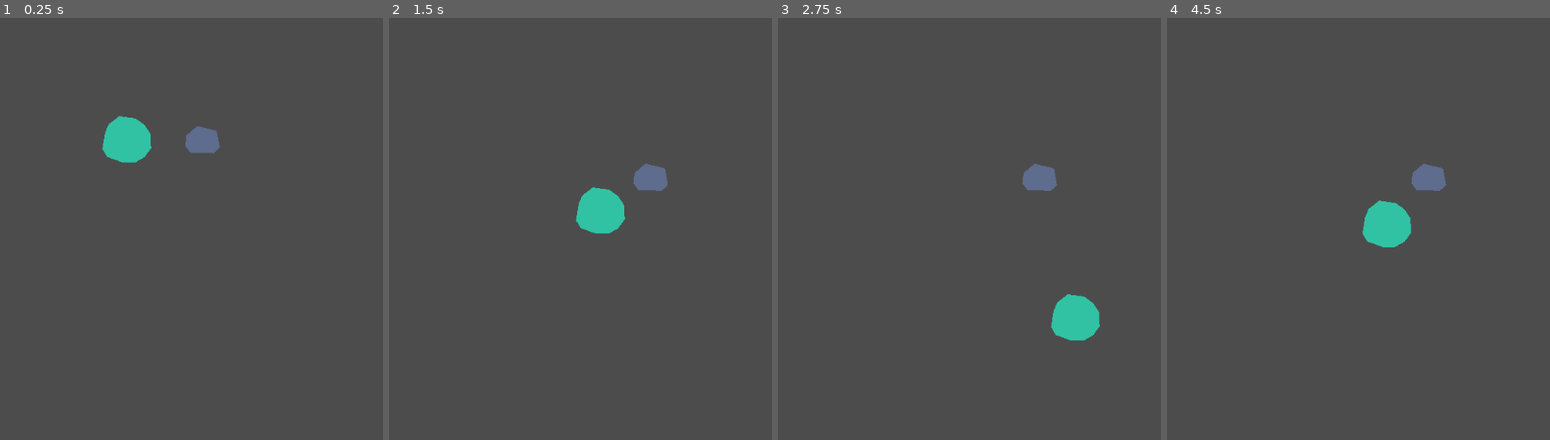
Above: before the commit, frames 1-4 (left to right).
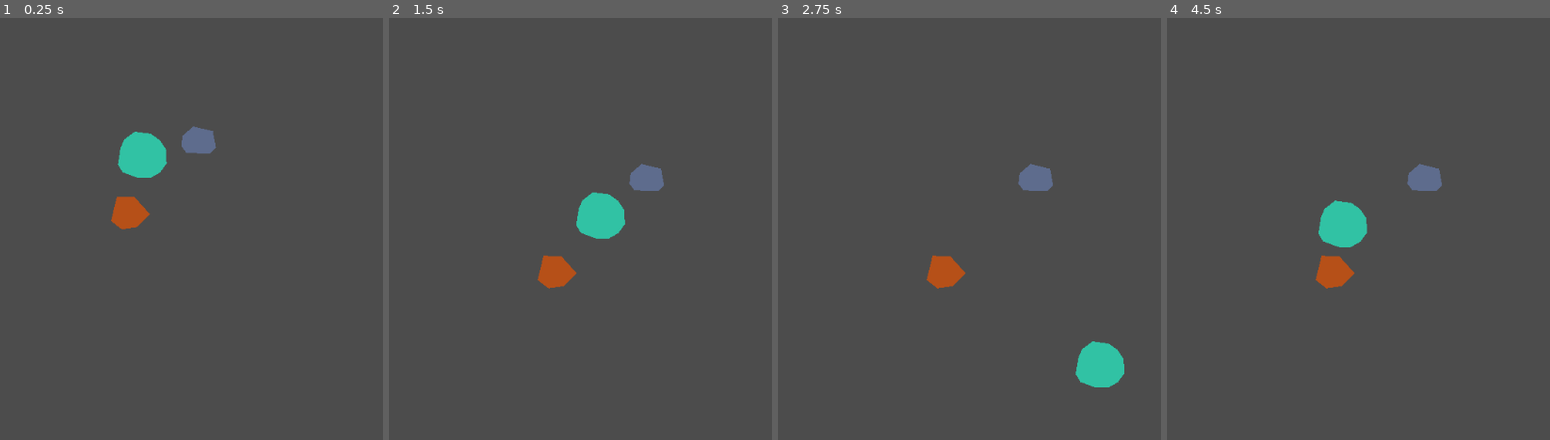
Above: after the commit, the same moments.

Repository: uspgamedev/crossover-slime
Game: Godot game, scene res://game/test_01/Game.tscn
The game is run twice, just before and just after one commit, with the same random seed, the same clock (stepped at 60 frames per second) and the same inputs. The project has no main scene, so this scene is started directly.
Inputs:
- Up to frame 1 (0.25 s): no input
- Up to frame 2 (1.5 s): hold D (move_right) 0.53-1.28 s; tap Enter at 1.25 s; hold S (move_down) from 1.28 s (still down)
- Up to frame 3 (2.75 s): release S (move_down) at 2.03 s; hold D (move_right) from 2.03 s (still down)
- Up to frame 4 (4.5 s): release D (move_right) at 2.78 s; hold W (move_up) 2.78-3.53 s; hold A (move_left) from 3.53 s (still down)

The runs differ from the first frame. In frame 1, 2.0% of the frame differs, in the area x 26-58%, y 23-51%; in frame 2, 1.0%; in frame 3, 2.9%, in the area x 38-91%, y 34-88%; in frame 4, 2.9%.

Commit message:
Add absorbable slime with no power

Diff:
--- a/entity/Entity.gd
+++ b/entity/Entity.gd
@@ -1,7 +1,7 @@
 class_name Entity extends Node2D
 
 const GROUP := "entity"
-const MOVING_THRESHOLD := 12*12
+const MOVING_THRESHOLD := 10*10
 
 export var tile := Vector2.ZERO
 export var SMOOTH := 6
--- a/entity/player/Player.tscn
+++ b/entity/player/Player.tscn
@@ -3,7 +3,10 @@
 [ext_resource path="res://entity/Entity.tscn" type="PackedScene" id=1]
 [ext_resource path="res://property/movable/Movable.gd" type="Script" id=2]
 
-[node name="Player" instance=ExtResource( 1 )]
+[node name="Player" groups=[
+"player",
+] instance=ExtResource( 1 )]
+SMOOTH = 8
 
 [node name="Slime" type="Polygon2D" parent="." index="0"]
 color = Color( 0.196078, 0.764706, 0.647059, 1 )
--- a/entity/rock/Rock.tscn
+++ b/entity/rock/Rock.tscn
@@ -6,6 +6,7 @@
 [node name="Rock" instance=ExtResource( 1 )]
 
 [node name="Polygon2D" type="Polygon2D" parent="." index="0"]
+position = Vector2( -5.29732, 0.529724 )
 color = Color( 0.372549, 0.427451, 0.556863, 1 )
 polygon = PoolVector2Array( -17.9826, -12.5735, -19.5718, 1.72925, -12.6853, 10.7347, 19.0986, 11.7941, 27.5743, 3.84818, 23.3364, -18.9303, -3.15013, -25.2871 )
 
--- /dev/null
+++ b/entity/slime/Slime.tscn
@@ -0,0 +1,13 @@
+[gd_scene load_steps=3 format=2]
+
+[ext_resource path="res://entity/Entity.tscn" type="PackedScene" id=1]
+[ext_resource path="res://property/absorbable/Absorbable.gd" type="Script" id=2]
+
+[node name="Slime" instance=ExtResource( 1 )]
+
+[node name="Absorbable" type="Node2D" parent="." index="0"]
+script = ExtResource( 2 )
+
+[node name="Polygon2D" type="Polygon2D" parent="." index="1"]
+color = Color( 0.717647, 0.317647, 0.0980392, 1 )
+polygon = PoolVector2Array( -21.7806, 5.44388, -7.15058, 16.7704, 13.1427, 13.9387, 31.0763, -3.99487, 10.3111, -27.1198, -13.7577, -27.5917 )
--- a/project.godot
+++ b/project.godot
@@ -9,6 +9,11 @@
 config_version=4
 
 _global_script_classes=[ {
+"base": "Property",
+"class": "Absorbable",
+"language": "GDScript",
+"path": "res://property/absorbable/Absorbable.gd"
+}, {
 "base": "Node2D",
 "class": "Entity",
 "language": "GDScript",
@@ -30,6 +35,7 @@
 "path": "res://stage/Stage.gd"
 } ]
 _global_script_class_icons={
+"Absorbable": "",
 "Entity": "",
 "Movable": "",
 "Property": "",
--- /dev/null
+++ b/property/absorbable/Absorbable.gd
@@ -0,0 +1,9 @@
+class_name Absorbable extends Property
+
+func _handle_effect(_stage: Stage, entity: Entity, effect: Dictionary):
+	match effect:
+		{ "type": "collide", "with": var other, .. }:
+			if other.is_in_group("player"):
+				effect.blocked = false
+				# TODO
+				entity.queue_free()
--- a/stage/test_01/Stage.tscn
+++ b/stage/test_01/Stage.tscn
@@ -1,8 +1,9 @@
-[gd_scene load_steps=4 format=2]
+[gd_scene load_steps=5 format=2]
 
 [ext_resource path="res://stage/Stage.tscn" type="PackedScene" id=1]
 [ext_resource path="res://entity/player/Player.tscn" type="PackedScene" id=2]
 [ext_resource path="res://entity/rock/Rock.tscn" type="PackedScene" id=3]
+[ext_resource path="res://entity/slime/Slime.tscn" type="PackedScene" id=4]
 
 [node name="Stage" instance=ExtResource( 1 )]
 player_path = NodePath("Player")
@@ -12,3 +13,6 @@
 
 [node name="Rock" parent="." index="2" instance=ExtResource( 3 )]
 tile = Vector2( 5, 3 )
+
+[node name="Slime" parent="." index="3" instance=ExtResource( 4 )]
+tile = Vector2( 3, 5 )
